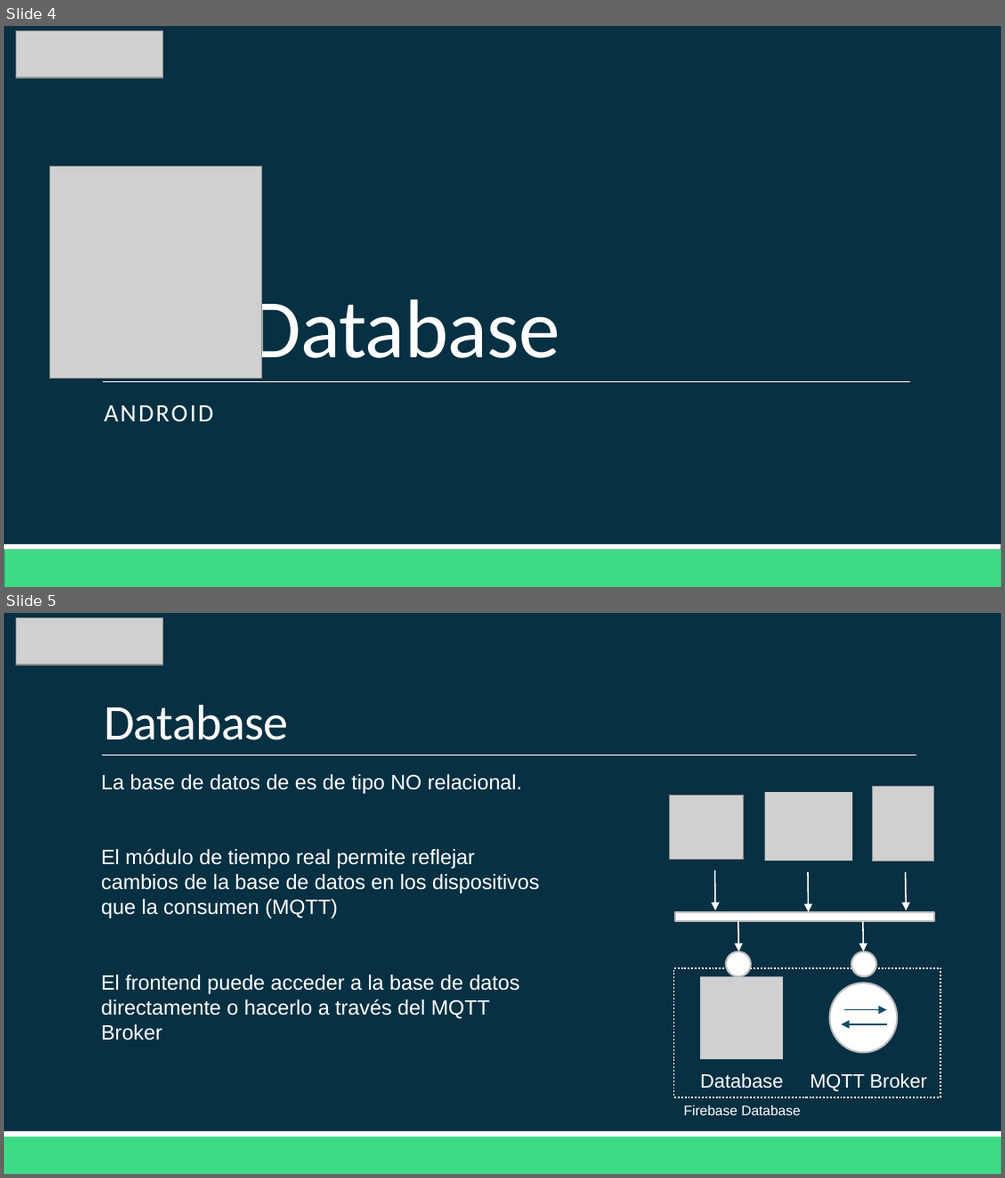
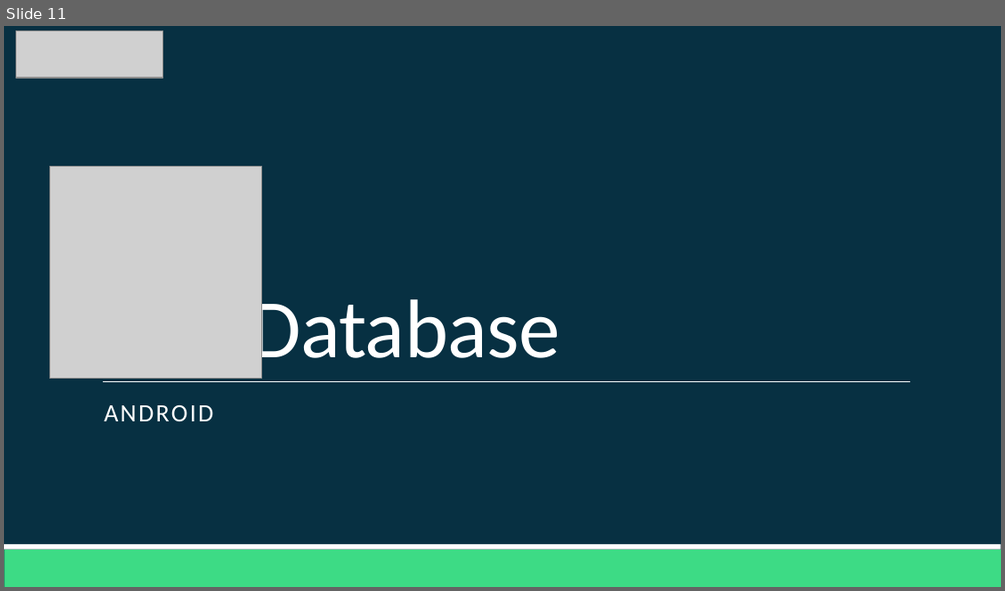
Before and after one commit to Domiciano/AppMoviles201, a slide deck: Clase 10/Clase 10.pptx. Shown one above the other, each under a label of ours: slides 4 and 5 before the commit, slide 11 after it. The pictures are 1005x1178 and 1005x591 pixels, drawn with LibreOffice and Linux fonts; fonts in the diff are those of the drawing; grey boxes stand for pictures. Boxes give left, top, right and bottom in pixels: in the first picture for what was removed or moved away, otherwise in the second. Text is boxed around its words. In the diff, an @@ line names an element or a change of style, - is before the commit and + after.

```diff
--- a/Clase 10/Clase 10.pptx
+++ b/Clase 10/Clase 10.pptx
@@ slide 5 removed at (x1=4, y1=613, x2=1001, y2=1174), background #073042; not listed: 2 template elements that a slide beside it also shows @@
@@ picture removed at (x1=16, y1=618, x2=163, y2=665) @@
@@ title removed at (x1=104, y1=705, x2=289, y2=740) @@
-Database
@@ line removed from (102, 755) to (916, 755) @@
@@ text removed at (x1=101, y1=774, x2=539, y2=1040) @@
-  La base de datos de es de tipo NO relacional.
-  El módulo de tiempo real permite reflejar cambios de la base de datos en los dispositivos que la consumen (MQTT)
-  El frontend puede acceder a la base de datos directamente o hacerlo a través del MQTT Broker
@@ picture removed at (x1=670, y1=795, x2=744, y2=860) @@
@@ picture removed at (x1=765, y1=793, x2=852, y2=861) @@
@@ picture removed at (x1=873, y1=787, x2=933, y2=861) @@
@@ arrow removed from (715, 870) to (716, 910) @@
@@ arrow removed from (808, 872) to (809, 912) @@
@@ arrow removed from (905, 872) to (906, 910) @@
@@ rectangle removed at (x1=676, y1=912, x2=934, y2=921) @@
@@ arrow removed from (737, 921) to (738, 951) @@
@@ arrow removed from (862, 921) to (863, 951) @@
@@ ellipse removed at (x1=726, y1=952, x2=751, y2=977) @@
@@ ellipse removed at (x1=851, y1=952, x2=876, y2=977) @@
@@ rectangle removed at (x1=674, y1=968, x2=941, y2=1096) @@
@@ picture removed at (x1=700, y1=977, x2=783, y2=1060) @@
@@ ellipse removed at (x1=829, y1=983, x2=898, y2=1053) @@
@@ arrow removed from (844, 1010) to (886, 1010) @@
@@ arrow removed from (886, 1023) to (841, 1023) @@
@@ text removed at (x1=700, y1=1073, x2=783, y2=1088) @@
-Database
@@ text removed at (x1=809, y1=1073, x2=927, y2=1091) @@
-MQTT Broker
@@ text removed at (x1=684, y1=1104, x2=800, y2=1115) @@
-Firebase Database
@@ what was slide 4 is now slide 11 @@
```
Also in this commit, not shown: 3 slides changed, 31 slides added, 2 other files.
